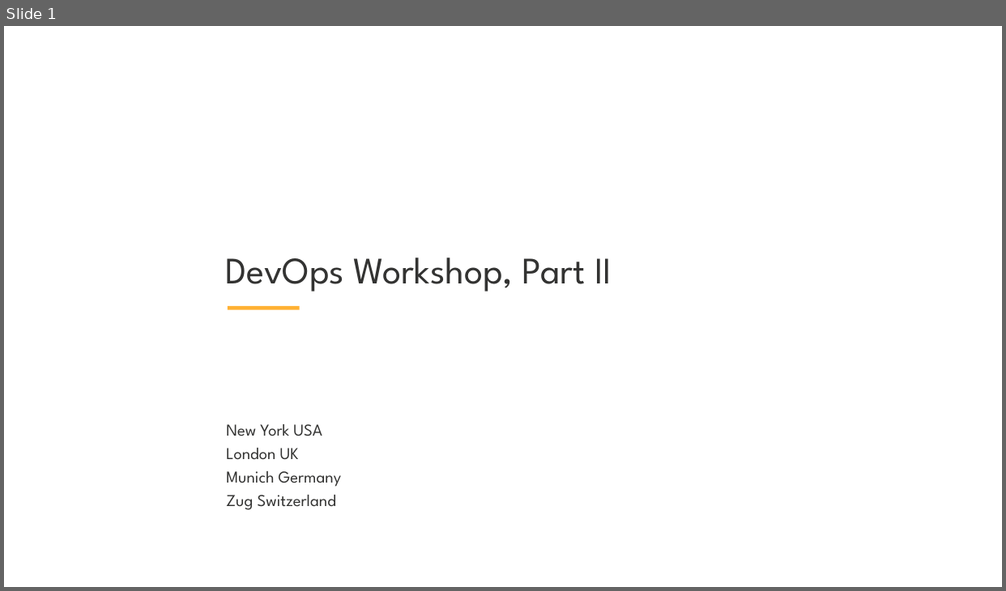
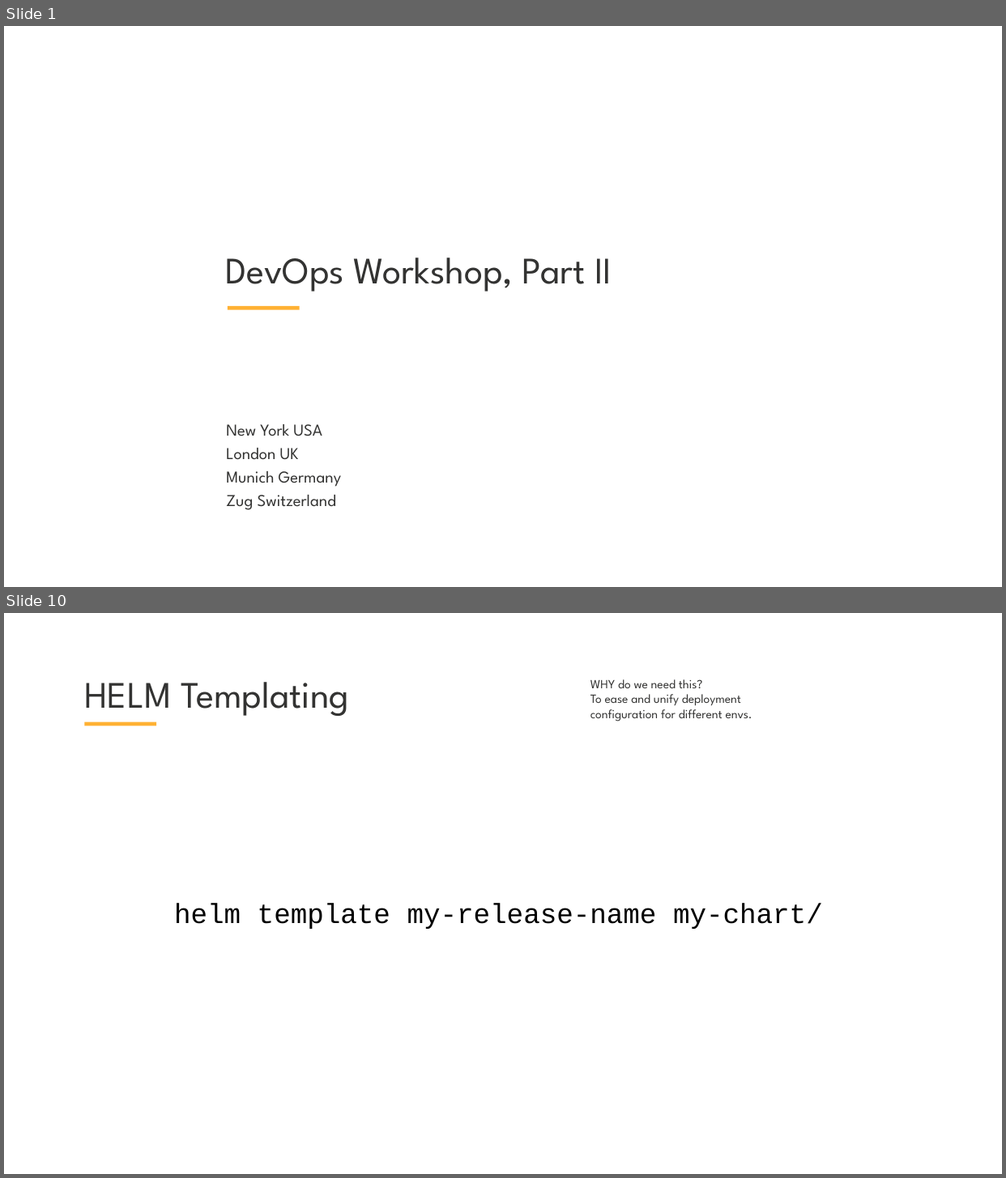
Before and after one commit to skabrits/DevOps-Workshop, a slide deck: Part II/Workshop-II.pptx. Shown one above the other, each under a label of ours: slide 1 before the commit, slides 1 and 10 after it; the slides between them are not shown. The pictures are 1006x591 and 1006x1178 pixels, drawn with LibreOffice and Linux fonts; fonts in the diff are those of the drawing; background and template pictures are left out. Boxes give left, top, right and bottom in pixels: in the first picture for what was removed or moved away, otherwise in the second. Text is boxed around its words. In the diff, an @@ line names an element or a change of style, - is before the commit and + after.

```diff
--- a/Part II/Workshop-II.pptx
+++ b/Part II/Workshop-II.pptx
@@ slide 10 added at [4,613,1002,1174], background #FFFFFF @@
@@ title added at [84,682,349,716], 54 pt, text #333332 @@
+HELM Templating
@@ text added at [590,679,752,722], 18 pt, text #333332 @@
+WHY do we need this?
+To ease and unify deployment configuration for different envs.
@@ rectangle added at [84,722,156,726], fill #FFB133 @@
@@ text added at [174,903,823,929], 40 pt, text #000000 @@
+helm template my-release-name my-chart/
```
Also in this commit, not shown: 5 slides changed, 4 other slides added, 1 slide removed, 2 other files.
